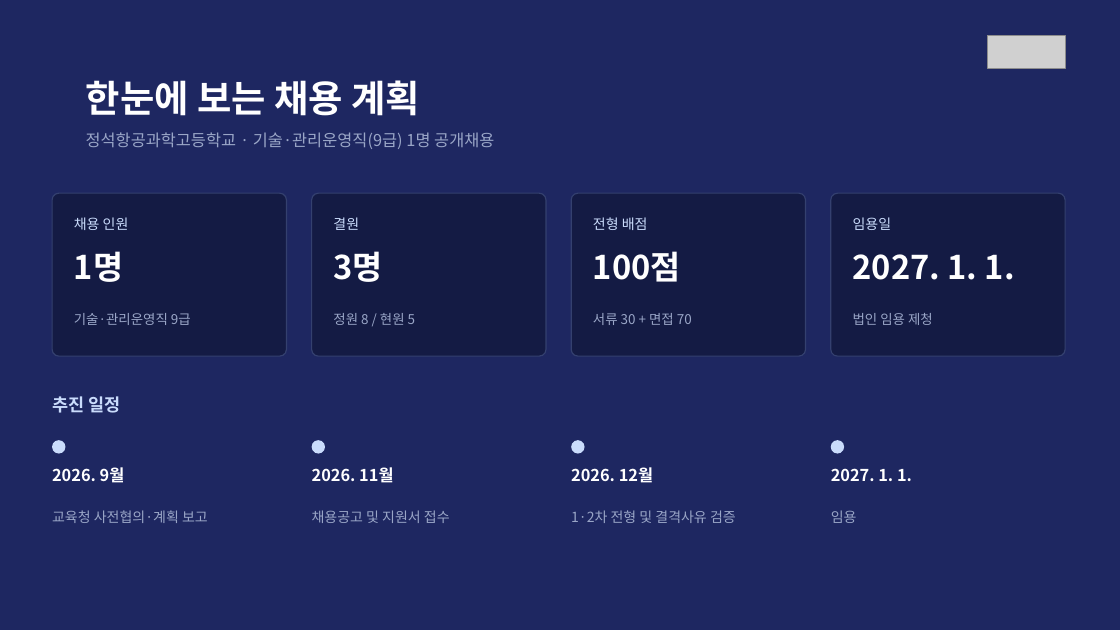
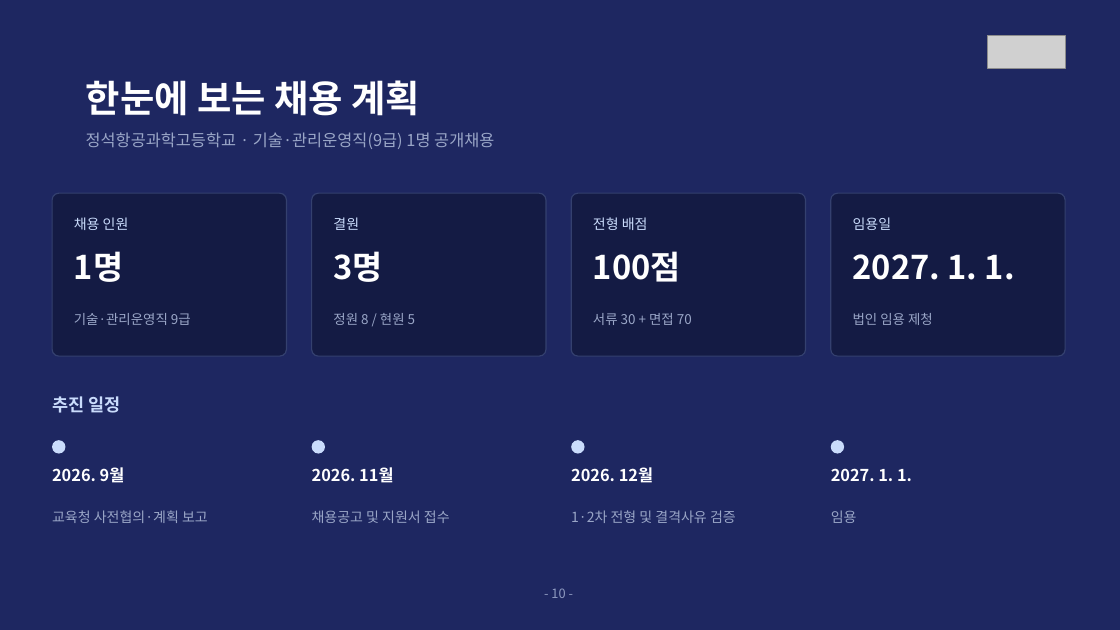
Before and after one commit to sogood459-max/miracle-guy, a slide deck: slide 11 of docs/2027년_사무직원_채용계획안_A_우측엠블럼.pptx. Drawn at 1120x630 pixels with LibreOffice and Linux fonts; fonts in the diff are those of the drawing; grey boxes stand for pictures. Boxes give left, top, right and bottom in pixels: in the first picture for what was removed or moved away, otherwise in the second. Text is boxed around its words. In the diff, an @@ line names an element or a change of style, - is before the commit and + after.

```diff
--- a/docs/2027년_사무직원_채용계획안_A_우측엠블럼.pptx
+++ b/docs/2027년_사무직원_채용계획안_A_우측엠블럼.pptx
@@ text added at [551, 588, 565, 598], 11 pt, text #8E9AC0 @@
+- 10 -
```
Also in this commit, not shown: 9 other slides changed, 2 other files.
